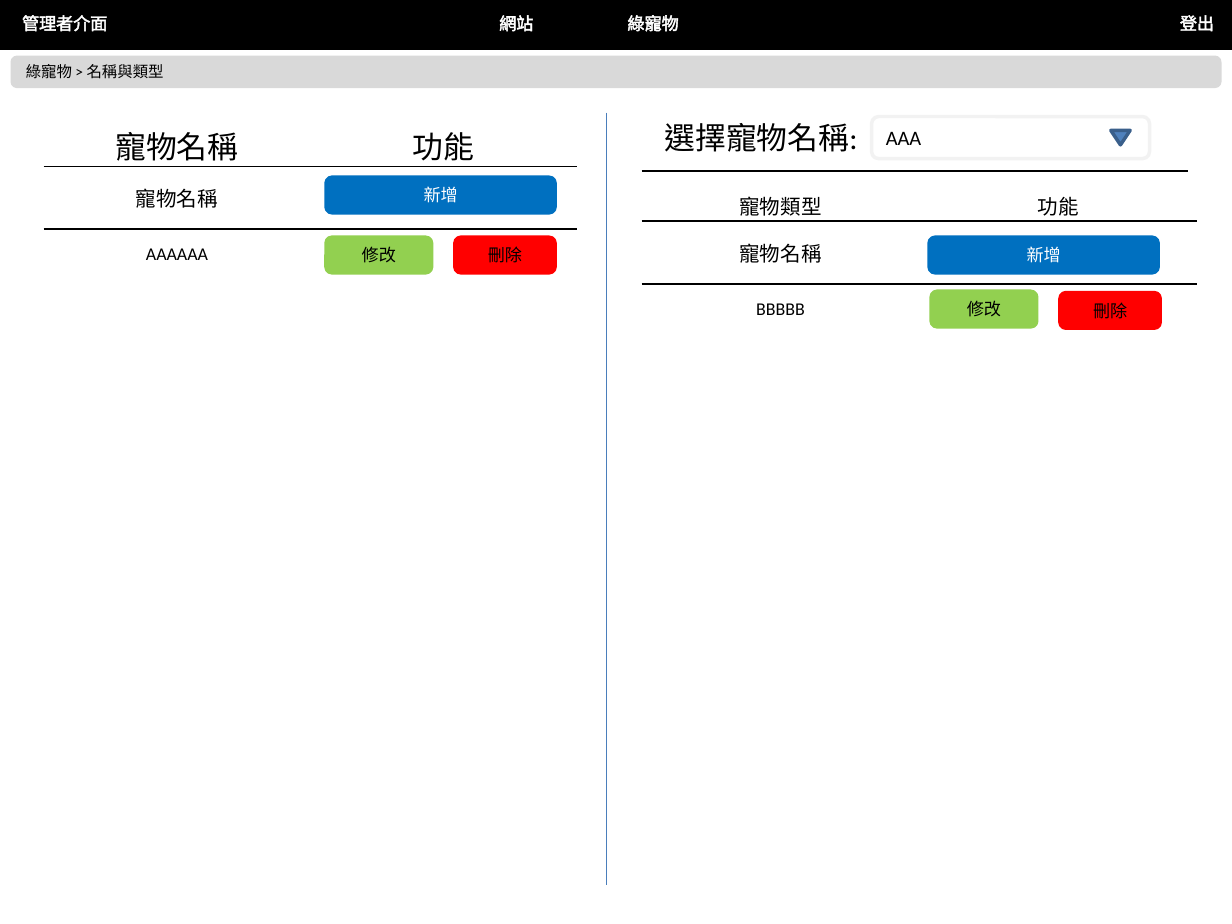
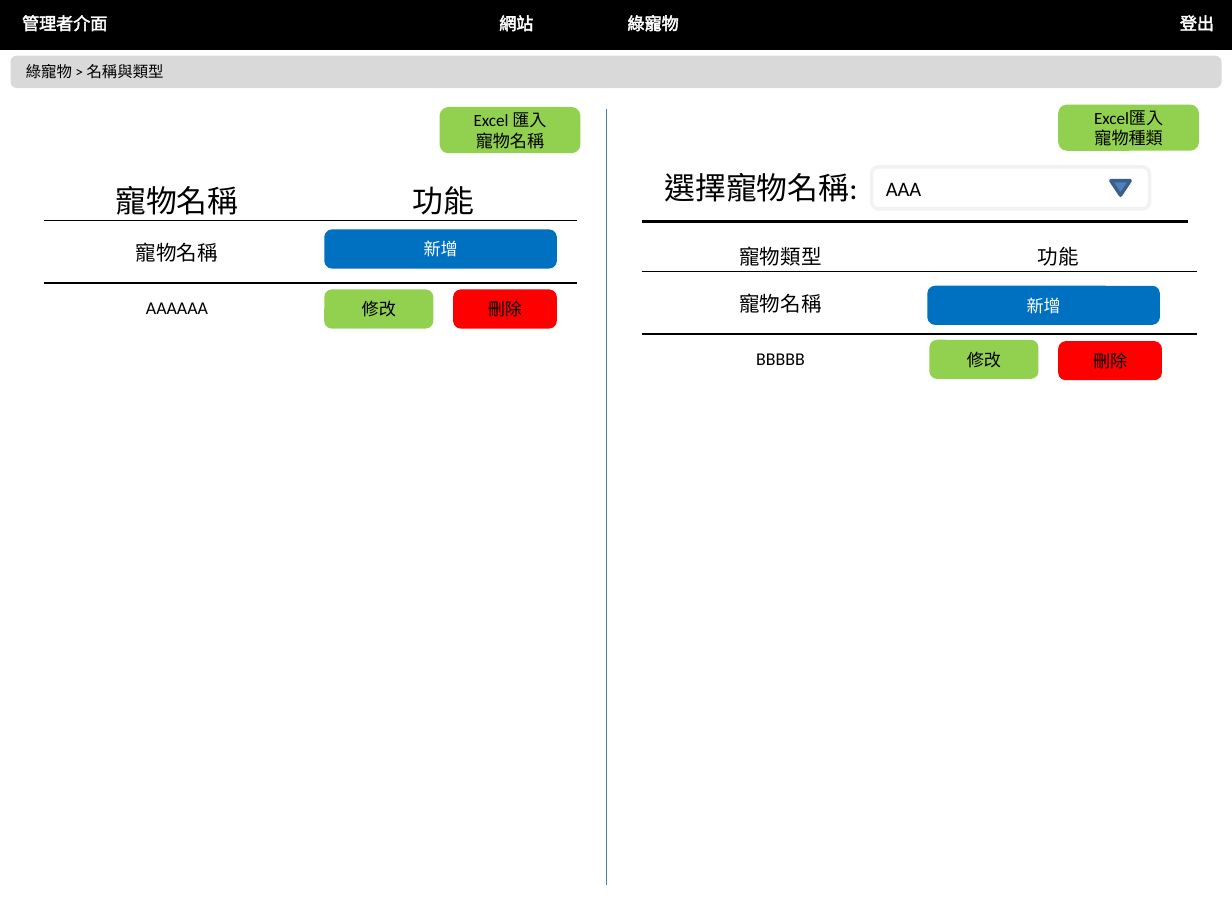
Before and after one commit to nexstar/XMind, a slide deck: slide 37 of 最終後台版型.pptx (slide 33 before the commit). Drawn at 1232x924 pixels with LibreOffice and Linux fonts; fonts in the diff are those of the drawing. Boxes give left, top, right and bottom in pixels: in the first picture for what was removed or moved away, otherwise in the second. Text is boxed around its words. In the diff, an @@ line names an element or a change of style, - is before the commit and + after.

```diff
--- a/最終後台版型.pptx
+++ b/最終後台版型.pptx
@@ rounded rectangle added at [441,108,578,152], fill #92D050, outline #92D050 2 pt, 10 pt, text #000000 @@
+Excel 匯入
+寵物名稱
@@ rounded rectangle added at [1060,106,1196,149], fill #92D050, outline #92D050 2 pt, 10 pt, text #000000 @@
+Excel匯入
+寵物種類
@@ 3 rounded rectangles, 1 table: place and size @@
-3 rounded rectangles, 1 table at [43,117,578,435]
+3 rounded rectangles, 1 table at [43,171,578,489]
@@ 4 rounded rectangles, 1 text, 1 table, 1 triangle, 1 line: place and size @@
-4 rounded rectangles, 1 text, 1 table, 1 triangle, 1 line at [642,117,1199,489]
+4 rounded rectangles, 1 text, 1 table, 1 triangle, 1 line at [642,166,1199,540]
```
Also in this commit, not shown: 4 other slides changed, 4 slides added.
